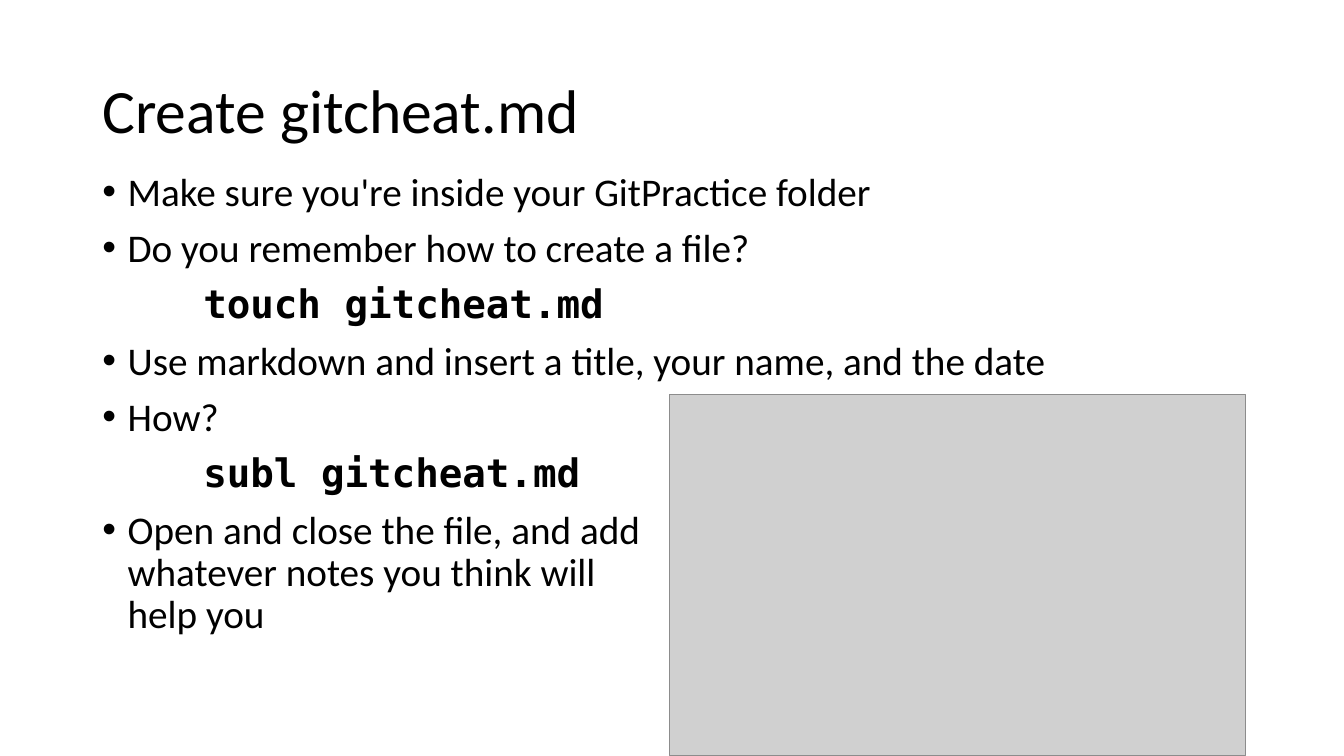
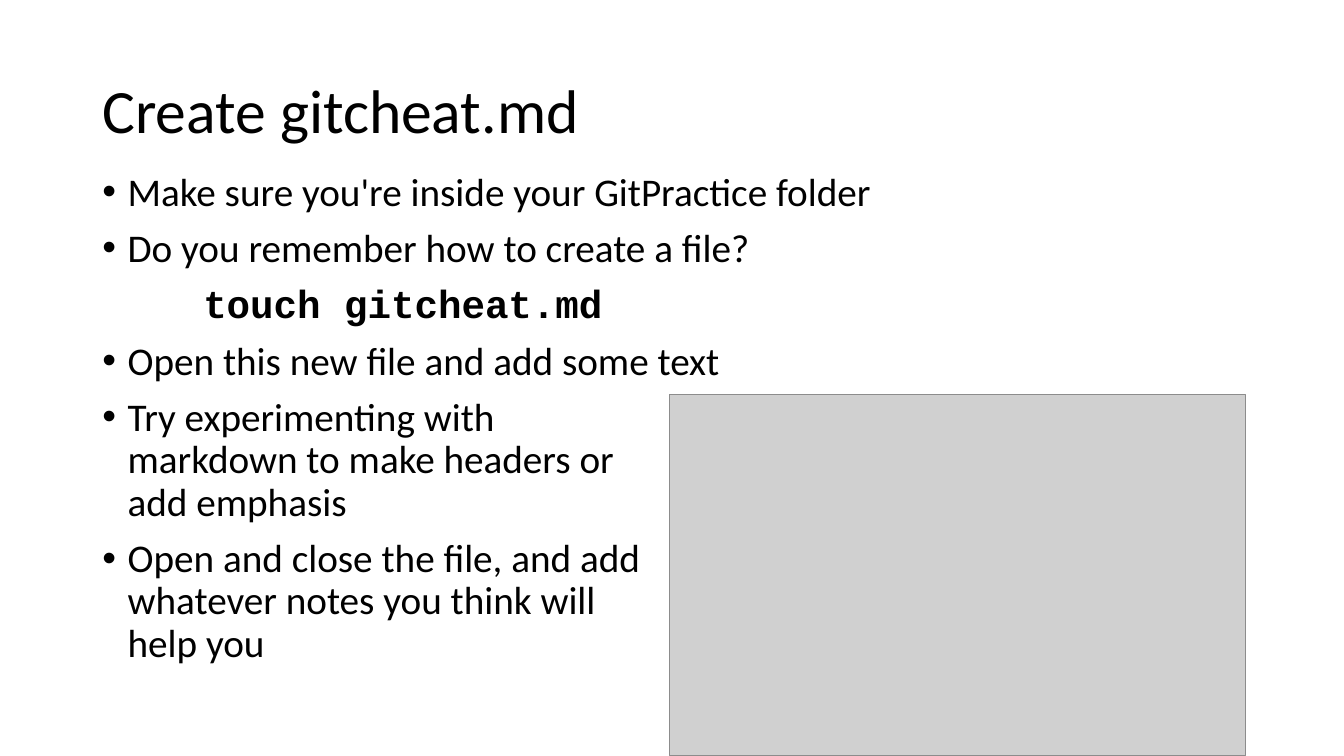
Before and after one commit to jojokarlin/Git_DRI_Jan_2017, a slide deck: slide 14 of GitPres.pptx (slide 15 before the commit). Drawn at 1344x756 pixels with LibreOffice and Linux fonts; fonts in the diff are those of the drawing; grey boxes stand for pictures. Boxes give left, top, right and bottom in pixels: in the first picture for what was removed or moved away, otherwise in the second. Text is boxed around its words. In the diff, an @@ line names an element or a change of style, - is before the commit and + after.

Commit message:
updates during afternoon session, rm subl

```diff
--- a/GitPres.pptx
+++ b/GitPres.pptx
@@ text at (128, 178, 870, 664): font DejaVu Sans Mono to Courier New in "touch gitcheat.md"; less space between paragraphs @@
@@ text at (128, 347, 720, 523): text changed @@
-• Use markdown and insert a title, your name, and the date
-• How?
-subl gitcheat.md
+• Open this new file and add some text
+• Try experimenting with
+  markdown to make headers or
+  add emphasis
```
Also in this commit, not shown: 27 other slides changed, 2 slides removed.
